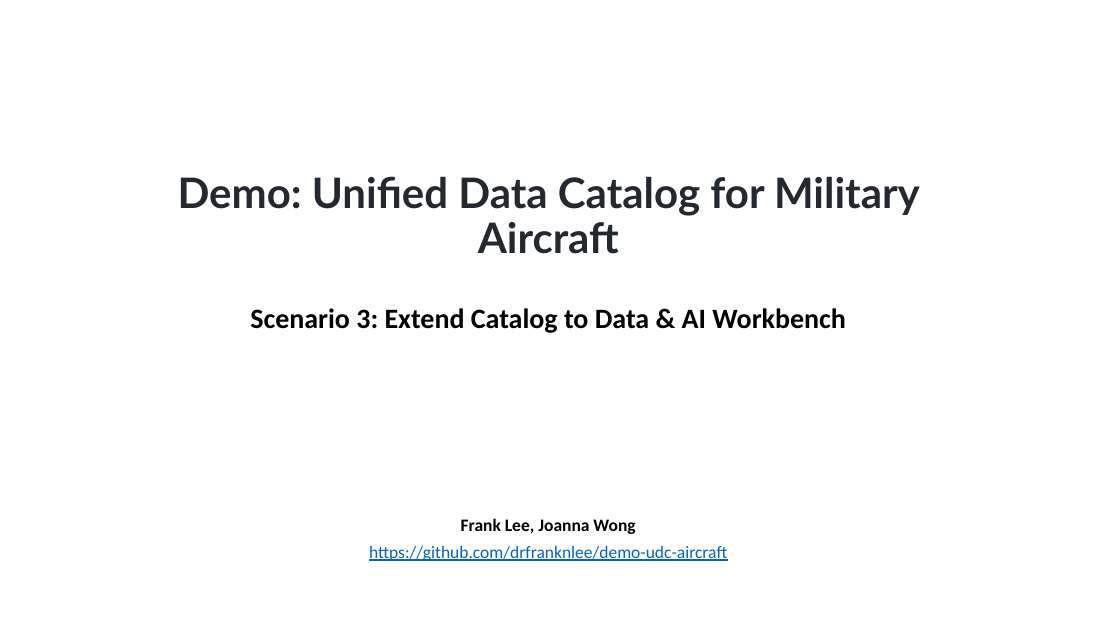
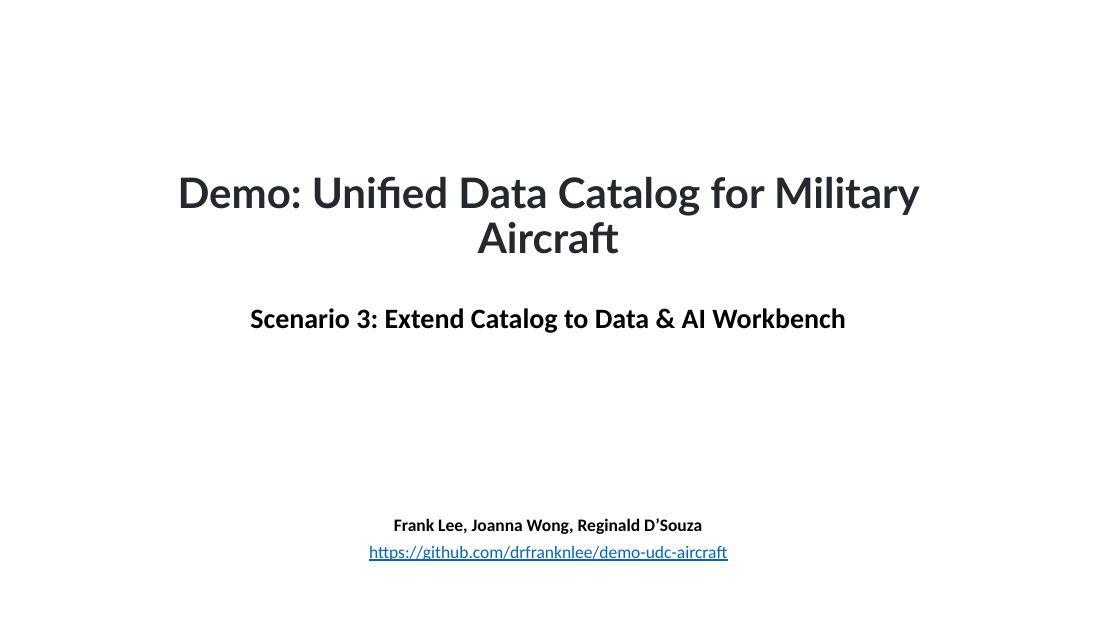
Before and after one commit to drfranknlee/udc-for-image-analytics, a slide deck: slide 1 of scenario3/recording/T101389-Scenario3-v20210921.pptx. Drawn at 1120x630 pixels with LibreOffice and Linux fonts; fonts in the diff are those of the drawing. Boxes give left, top, right and bottom in pixels: in the first picture for what was removed or moved away, otherwise in the second. Text is boxed around its words. In the diff, an @@ line names an element or a change of style, - is before the commit and + after.

```diff
--- a/scenario3/recording/T101389-Scenario3-v20210921.pptx
+++ b/scenario3/recording/T101389-Scenario3-v20210921.pptx
@@ subtitle at <box>394,518,702,534</box>: text changed @@
-Frank Lee, Joanna Wong
+Frank Lee, Joanna Wong, Reginald D’Souza
```
Also in this commit, not shown: 4 other slides changed, 17 slides added, 9 slides removed, 13 other files.
